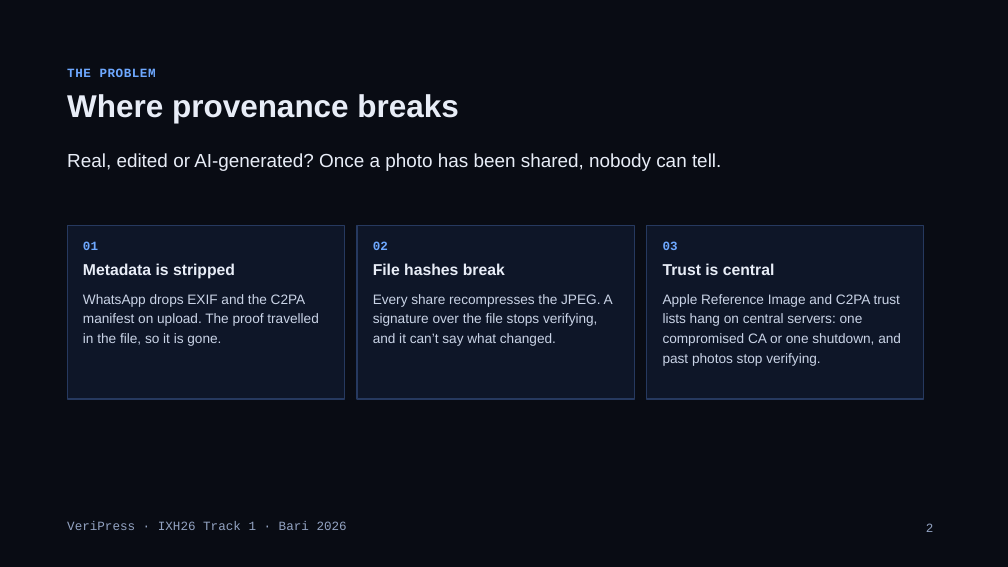
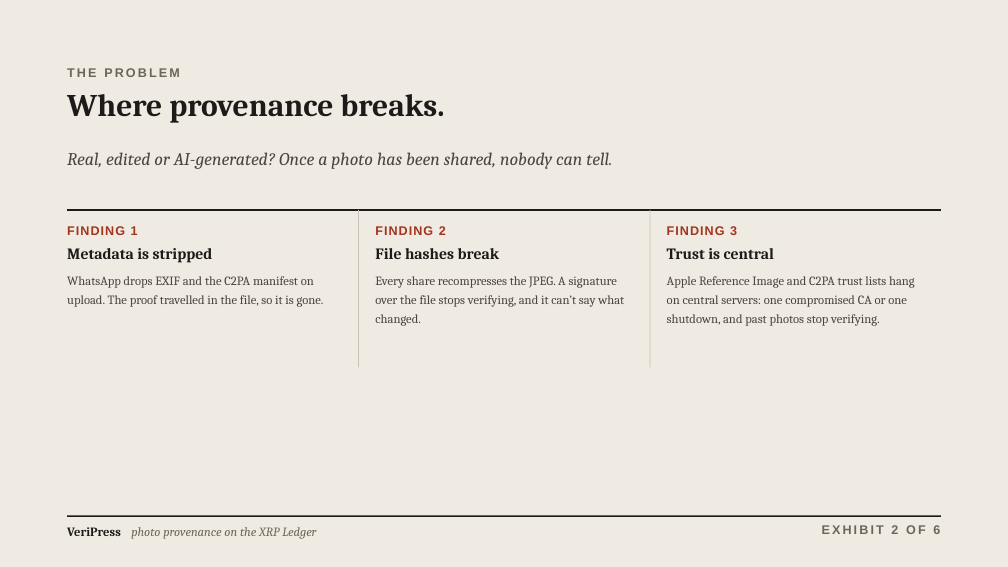
Before and after one commit to noegng/VeriPress, a slide deck: slide 2 of docs/VeriPress-pitch.pptx. Drawn at 1008x567 pixels with LibreOffice and Linux fonts; fonts in the diff are those of the drawing. Boxes give left, top, right and bottom in pixels: in the first picture for what was removed or moved away, otherwise in the second. Text is boxed around its words. In the diff, an @@ line names an element or a change of style, - is before the commit and + after.

Commit message:
Pitch v3: deck in the front end's expert-report style (paper, serif, seal), cover = app question + real certificate

```diff
--- a/docs/VeriPress-pitch.pptx
+++ b/docs/VeriPress-pitch.pptx
@@ background #090C14 to #EFEBE2 @@
@@ text "THE PROBLEM" at [67,68,180,77]: font Courier New to Arial, text colour #6EA8FF to #6B665C, letter spacing 0.5 to 2 pt @@
@@ title at [67,94,444,123]: text changed; font Arial to Cambria; text colour #E8EDF7 to #1C1B19 @@
-Where provenance breaks
+Where provenance breaks.
@@ text "Real, edited or AI-generated? Once ..." at [67,152,612,169]: size 18 to 17 pt, font Arial to Cambria, text colour #E8EDF7 to #4A463E, italic on @@
@@ text at [67,226,138,235]: text changed; font Courier New to Arial; text colour #6EA8FF to #A3341F @@
-01
+FINDING 1
@@ text "FINDING 1": place and size @@
-text "FINDING 1" at [83,241,318,346]
+text "FINDING 1" at [67,226,324,307]
@@ rectangle removed at [67,226,345,399] @@
@@ line added from (67, 210) to (941, 210), #1C1B19 1.5 pt @@
@@ rectangle removed at [357,226,634,399] @@
@@ line added from (358, 210) to (358, 368), #C9C2B3 0.75 pt @@
@@ text at [375,226,446,235]: text changed; font Courier New to Arial; text colour #6EA8FF to #A3341F @@
-02
+FINDING 2
@@ text "FINDING 2": place and size @@
-text "FINDING 2" at [373,241,613,346]
+text "FINDING 2" at [375,226,624,326]
@@ rectangle removed at [647,226,925,399] @@
@@ line added from (650, 210) to (650, 368), #C9C2B3 0.75 pt @@
@@ text at [667,226,737,235]: text changed; font Courier New to Arial; text colour #6EA8FF to #A3341F @@
-03
+FINDING 3
@@ text "FINDING 3": place and size @@
-text "FINDING 3" at [663,241,901,366]
+text "FINDING 3" at [667,226,915,326]
@@ text at [67,248,324,307]: font Arial to Cambria; text colour #E8EDF7 to #1C1B19 in "Metadata is stripped"; size 13 to 12 pt, text colour #C9D3E6 to #4A463E in "WhatsApp drops EXIF and the C2PA manifest ..."; less space between paragraphs; line spacing 1.2 to 1.25 @@
@@ text at [375,248,624,326]: font Arial to Cambria; text colour #E8EDF7 to #1C1B19 in "File hashes break"; size 13 to 12 pt, text colour #C9D3E6 to #4A463E in "Every share recompresses the JPEG. A signature ..."; less space between paragraphs; line spacing 1.2 to 1.25 @@
@@ text at [667,248,915,326]: font Arial to Cambria; text colour #E8EDF7 to #1C1B19 in "Trust is central"; size 13 to 12 pt, text colour #C9D3E6 to #4A463E in "Apple Reference Image and C2PA trust lists ..."; less space between paragraphs; line spacing 1.2 to 1.25 @@
@@ text removed at [67,521,347,530] @@
-VeriPress · IXH26 Track 1 · Bari 2026
@@ line added from (67, 516) to (941, 516), #1C1B19 1.5 pt @@
@@ text added at [67,527,121,536], 12 pt, text #1C1B19, bold @@
+VeriPress
@@ text added at [131,527,316,539], 12 pt, text #6B665C, italic @@
+photo provenance on the XRP Ledger
@@ text added at [822,525,940,534], 12 pt, text #6B665C, bold @@
+EXHIBIT 2 OF 6
@@ page number removed at [926,523,934,532] @@
-2
```
Also in this commit, not shown: 5 other slides changed, 1 other file.
